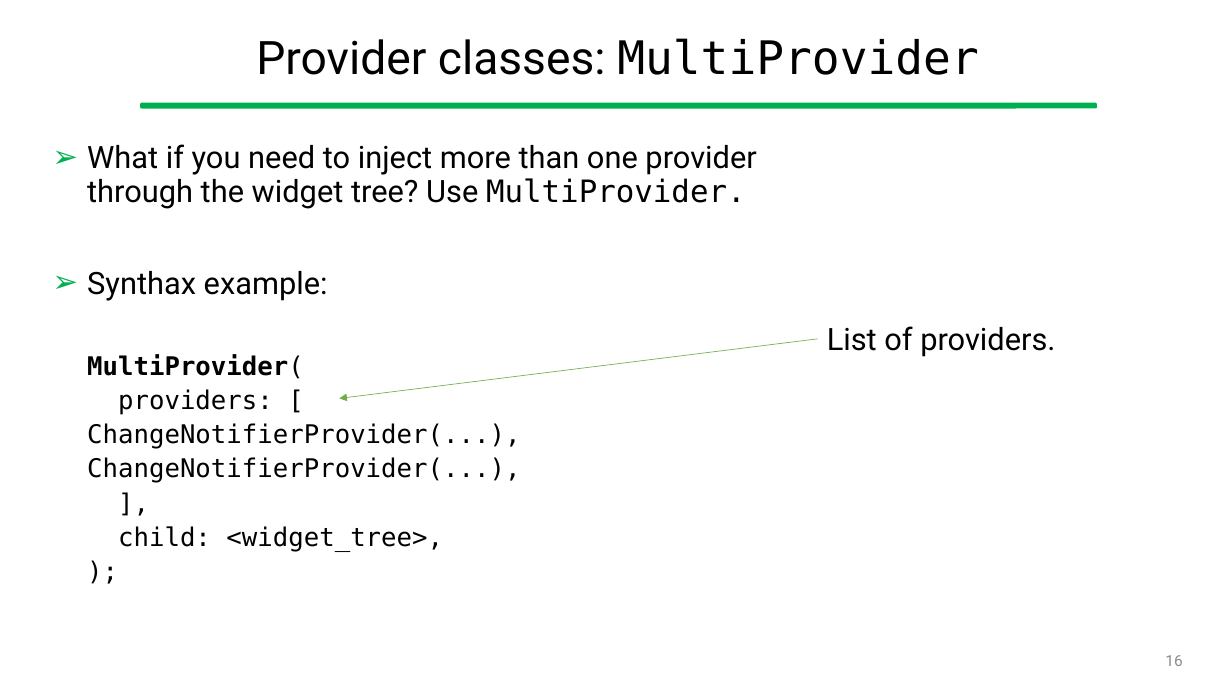
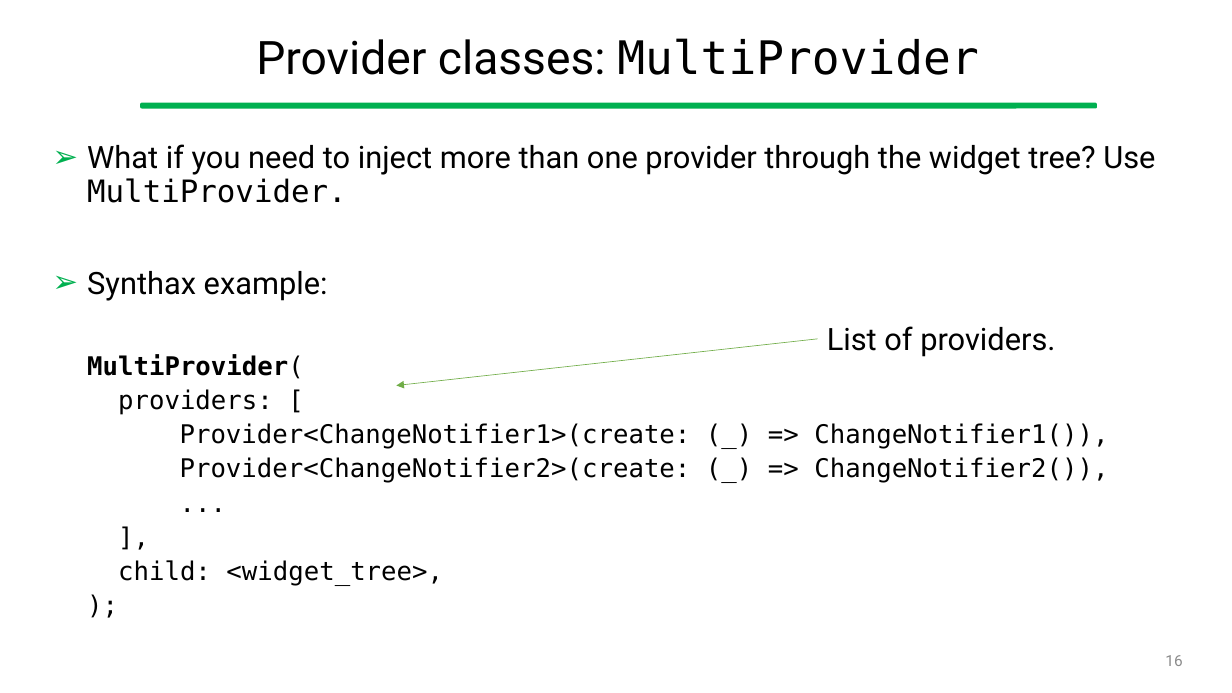
Before and after one commit to gcappon/bwthw, a slide deck: slide 16 of lab_07-state_management/lab_07-state_management.pptx. Drawn at 1232x693 pixels with LibreOffice and Linux fonts; fonts in the diff are those of the drawing. Boxes give left, top, right and bottom in pixels: in the first picture for what was removed or moved away, otherwise in the second. Text is boxed around its words. In the diff, an @@ line names an element or a change of style, - is before the commit and + after.

Commit message:
updated MultiProvider syntax

```diff
--- a/lab_07-state_management/lab_07-state_management.pptx
+++ b/lab_07-state_management/lab_07-state_management.pptx
@@ arrow moved from (818, 339) - (339, 398) to (818, 339) - (396, 385) @@
@@ text at bbox=[180, 423, 1108, 483]: text changed @@
-  ChangeNotifierProvider(...),
-  ChangeNotifierProvider(...),
+  Provider<ChangeNotifier1>(create: (_) => ChangeNotifier1()),
+  Provider<ChangeNotifier2>(create: (_) => ChangeNotifier2()),
+  ...
```
Also in this commit, not shown: 2 other files.
